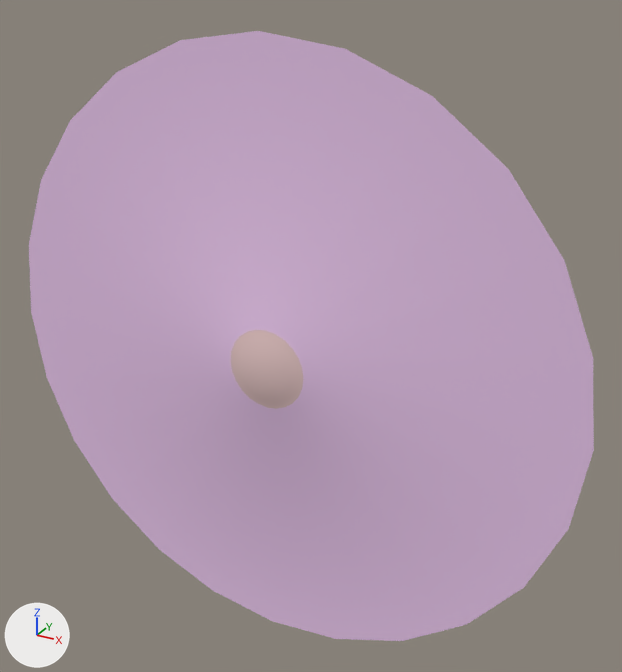
Renders of the Blender file src/props_skybox/sunnoon.blend from each side of a commit.
The view is the same before and after, from a 50 mm camera at (405.0, -633.0, 369.0) aimed at (34.0, 42.0, 32.0). Arrows for +X, +Y and +Z are at lower left; the lights stay in place.

Names of what the first picture shows: 'sunnoon_reference'.
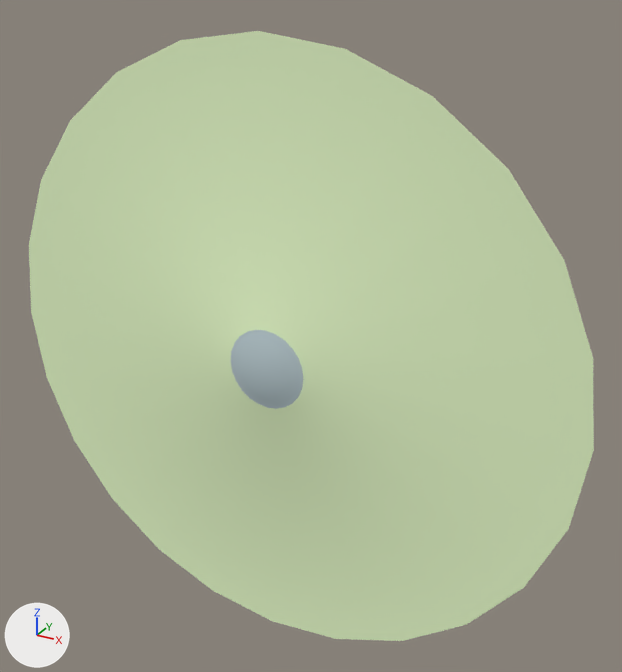
Pixel boxes [x1, y1, x2, y2] of what changed, in the pictures (622 x 672 px):
'sunnoon_reference', recoloured: [29, 31, 594, 641] in both

Diff of the bpy script that builds the scene:
```diff
--- a/src/props_skybox/sunnoon.blend.py
+++ b/src/props_skybox/sunnoon.blend.py
@@ mat_sun_sheet @@
 mat_sun_sheet = diffuse_material('sun_sheet')
-mat_sun_sheet.base_color = (0.768, 0.555, 0.548)  # light grey #e3c4c3
+mat_sun_sheet.base_color = (0.492, 0.599, 0.633)  # light grey #bacbd0
@@ mat_sun_ray1 @@
 mat_sun_ray1 = diffuse_material('sun_ray1')
-mat_sun_ray1.base_color = (0.813, 0.569, 0.836)  # white #e9c7ec
+mat_sun_ray1.base_color = (0.813, 0.982, 0.607)  # green #e9fdcc
```
